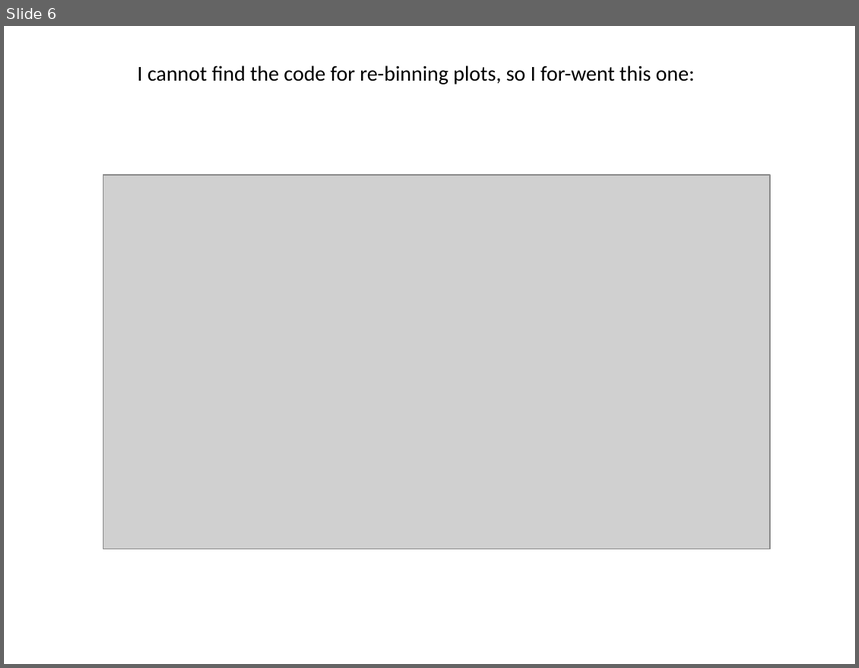
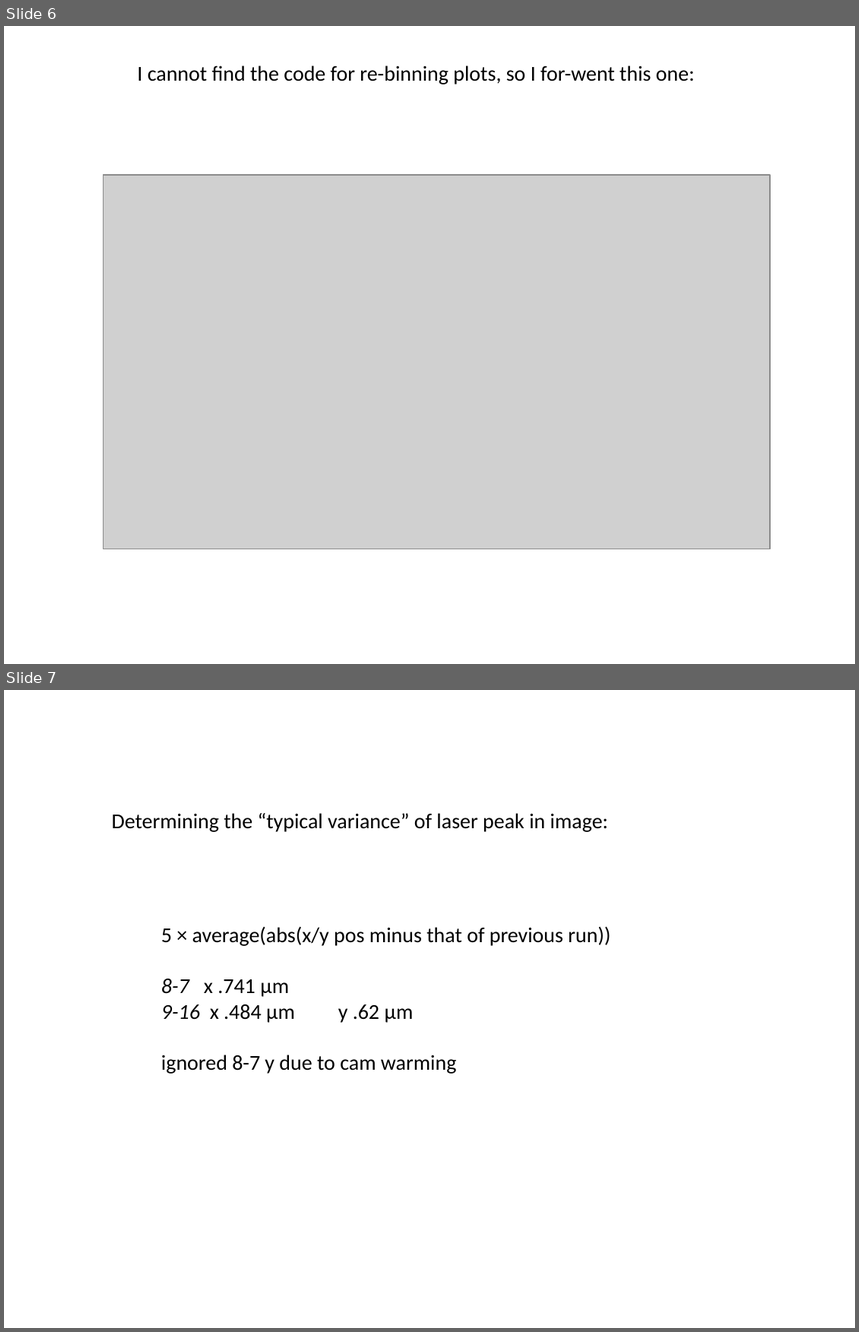
Before and after one commit to Waltmon/timthesis, a slide deck: thought_process.pptx. Shown one above the other, each under a label of ours: slide 6 before the commit, slides 6 and 7 after it. The pictures are 859x668 and 859x1332 pixels, drawn with LibreOffice and Linux fonts; fonts in the diff are those of the drawing; grey boxes stand for pictures. Boxes give left, top, right and bottom in pixels: in the first picture for what was removed or moved away, otherwise in the second. Text is boxed around its words. In the diff, an @@ line names an element or a change of style, - is before the commit and + after.

```diff
--- a/thought_process.pptx
+++ b/thought_process.pptx
@@ slide 7 added at box(4, 690, 855, 1328), background #FFFFFF @@
@@ text added at box(112, 813, 608, 832), 18 pt, text #000000 @@
+Determining the “typical variance” of laser peak in image:
@@ text added at box(161, 926, 610, 1074), 18 pt, text #000000 @@
+5 × average(abs(x/y pos minus that of previous run))
+8-7 x .741 μm
+9-16 x .484 μm y .62 μm
+ignored 8-7 y due to cam warming
```
Also in this commit, not shown: 15 other files.
